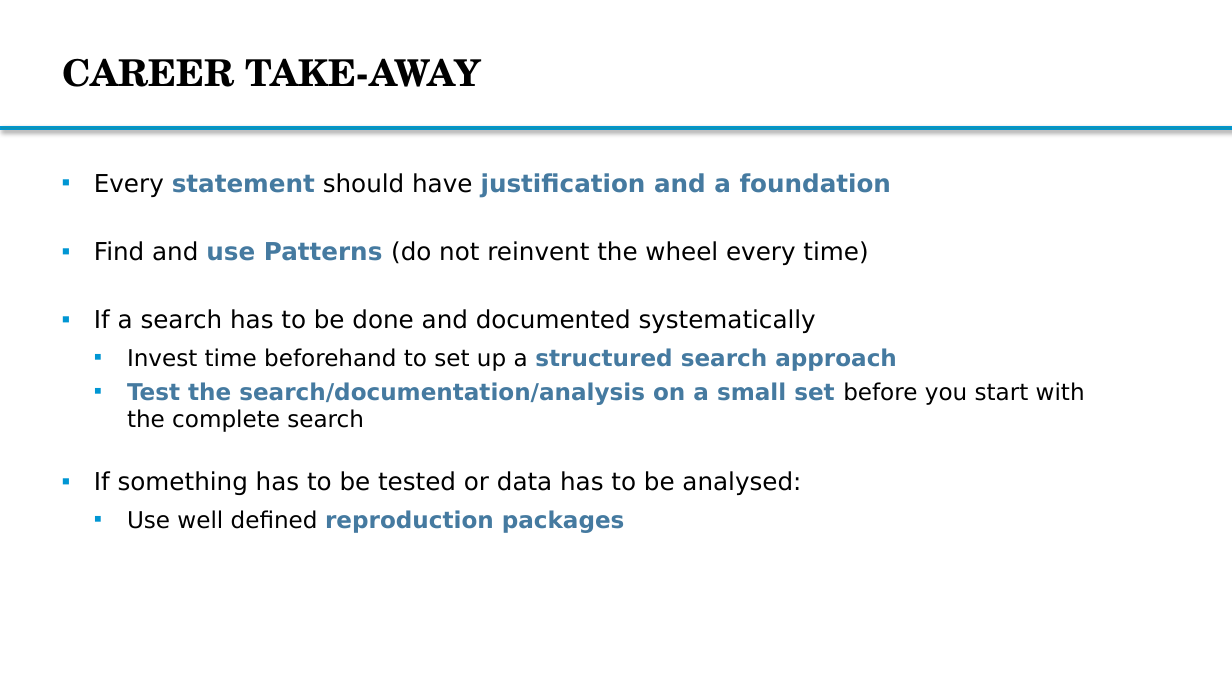
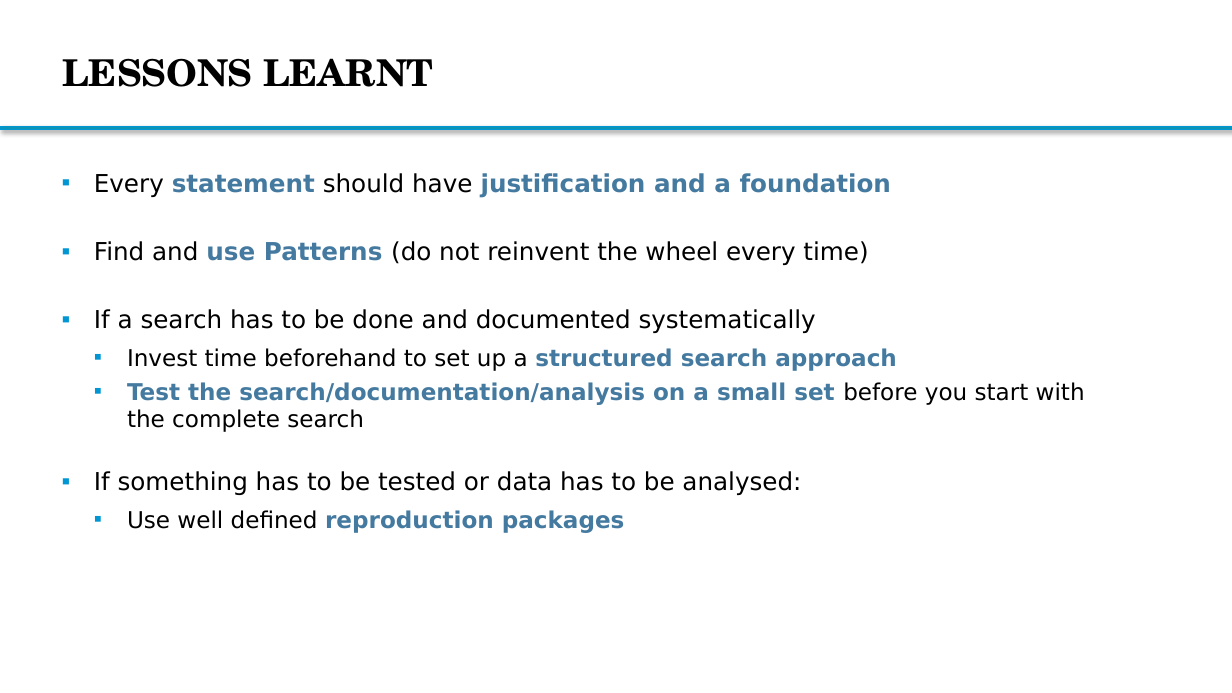
Before and after one commit to Bimi1804/BiT-ReNU, a slide deck: slide 34 of MasterThesis_Presentation2_MarkusBimassl.pptx (slide 45 before the commit). Drawn at 1232x693 pixels with LibreOffice and Linux fonts; fonts in the diff are those of the drawing; background and template pictures are left out. Boxes give left, top, right and bottom in pixels: in the first picture for what was removed or moved away, otherwise in the second. Text is boxed around its words. In the diff, an @@ line names an element or a change of style, - is before the commit and + after.

```diff
--- a/MasterThesis_Presentation2_MarkusBimassl.pptx
+++ b/MasterThesis_Presentation2_MarkusBimassl.pptx
@@ title at [62, 58, 433, 87]: text changed @@
-CAREER TAKE-AWAY
+LESSONS LEARNT
```
Also in this commit, not shown: 5 other slides changed, 1 other file.
